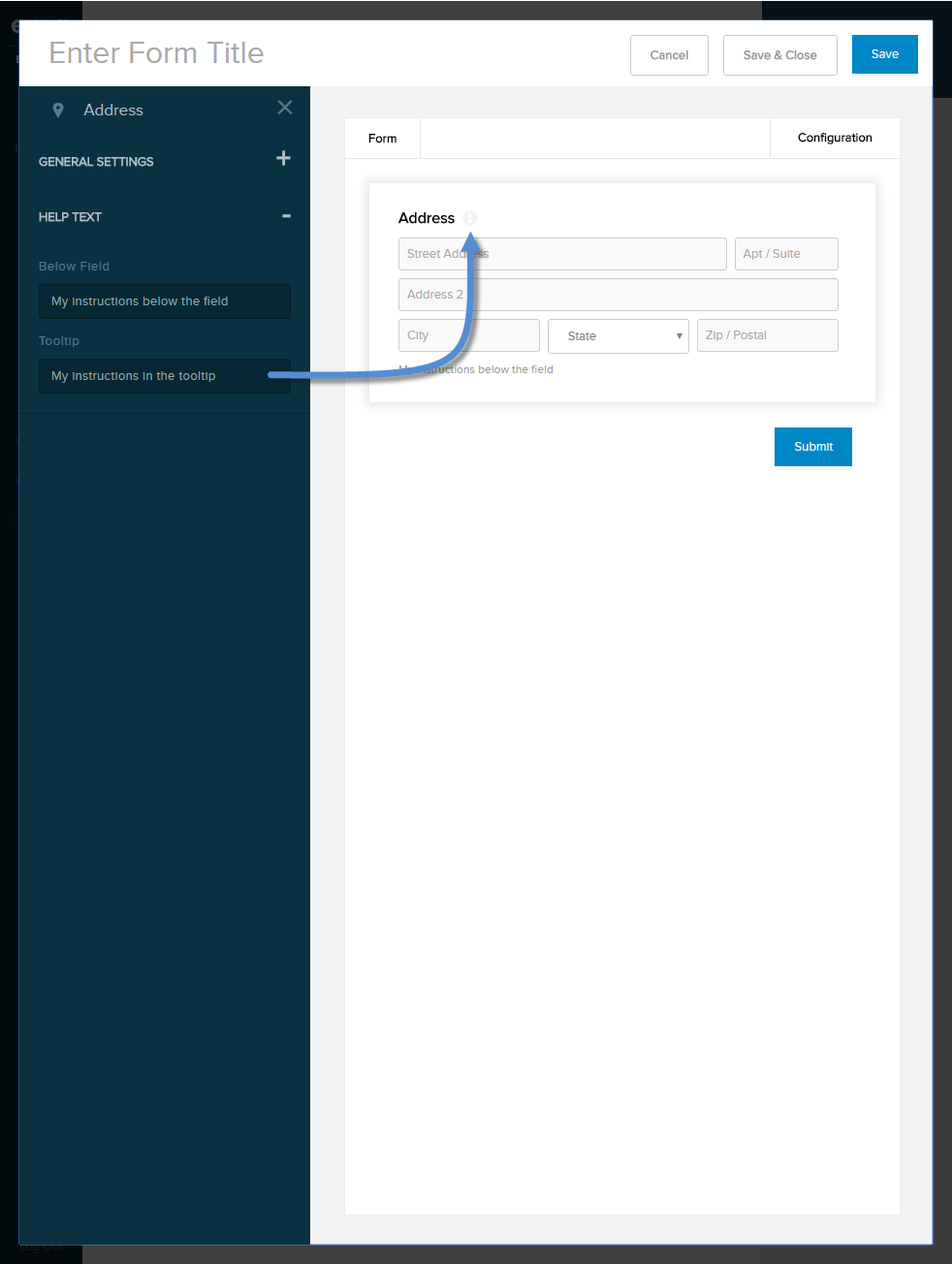
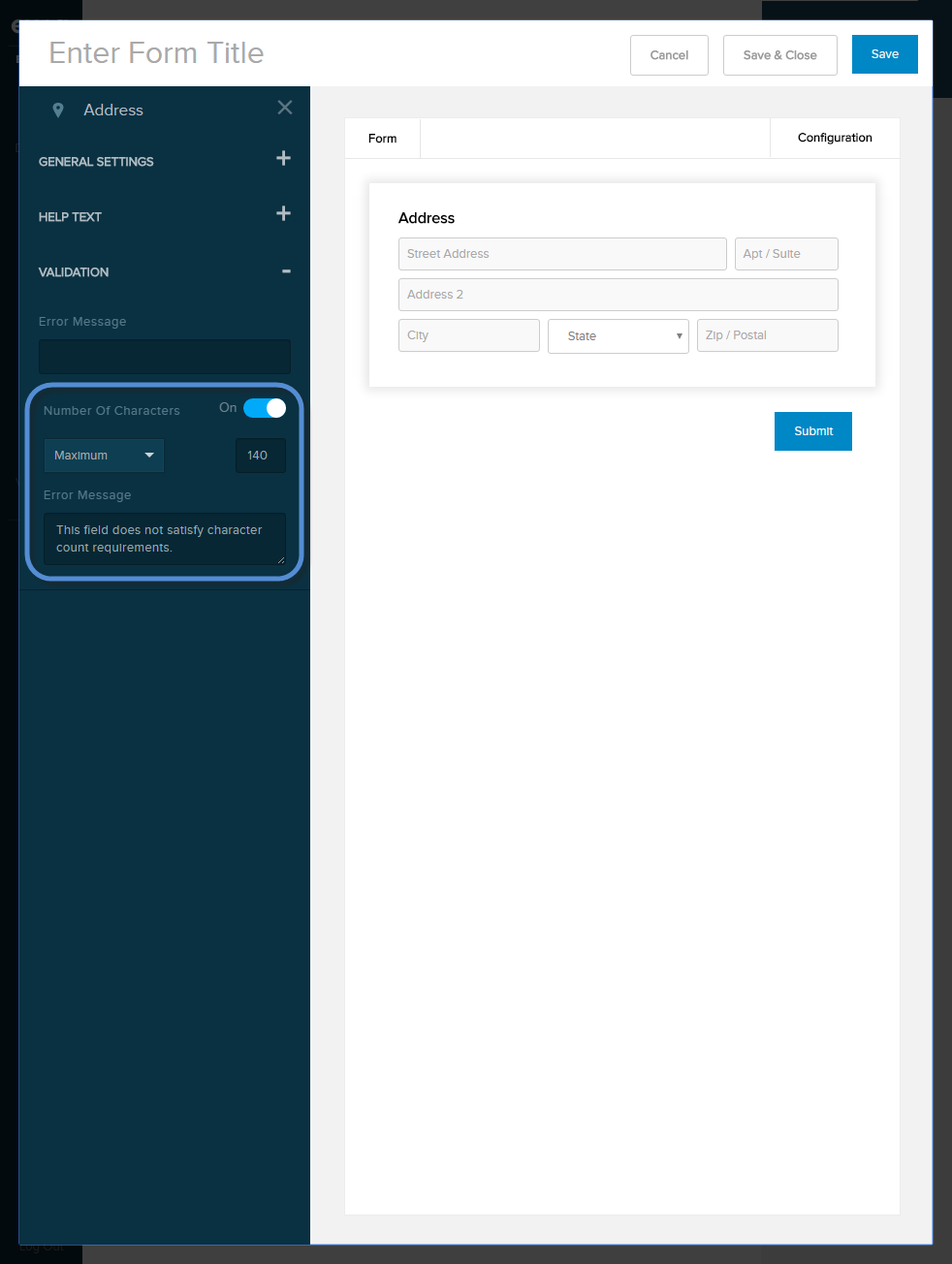
Two versions of the same layered image (952x1264). Layer-by-layer changes:
showed "validation - maximum" over [15, 205, 886, 591]
showed "validataion - minimum" over [15, 205, 886, 591]
showed "validation - between" over [15, 205, 886, 591]
painted on "help text - tooltip" over [0, 0, 952, 591]
painted on "help text - below field" over [0, 0, 952, 591]
